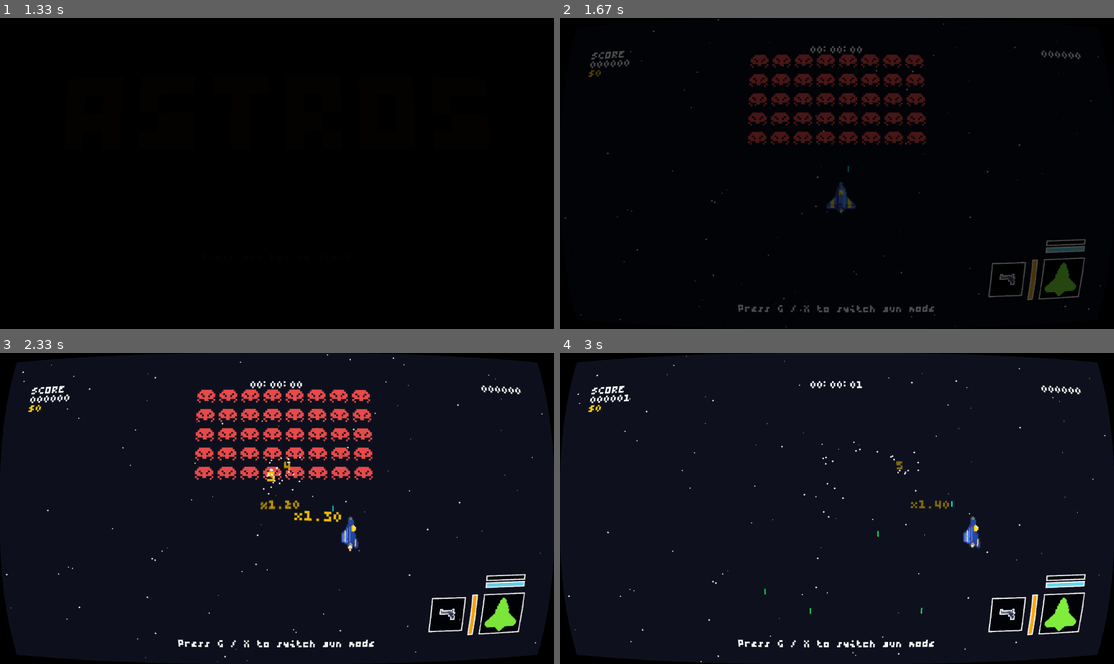
Above: before the commit, frames 1-4 (two rows, left to right).
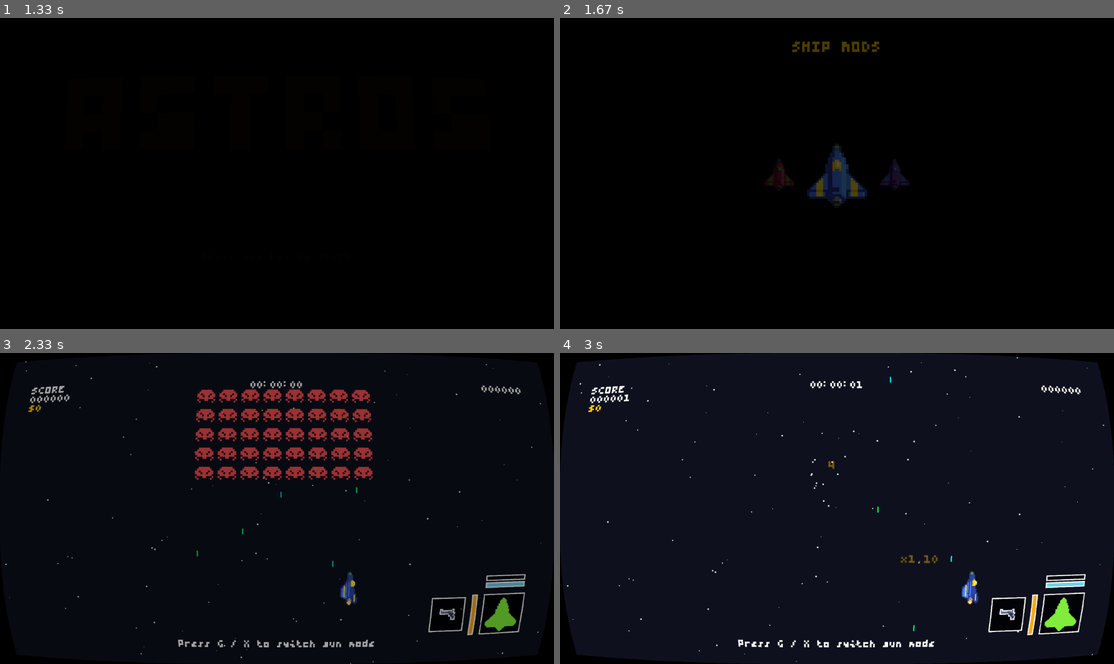
Above: after the commit, the same moments.

Repository: isGoodSoup/astros
Game: pygame game, started from main.py
Two runs of this game, one before a commit and one after it. Both use one fixed random seed, a clock stepped at 60 frames per second and the inputs below.
Inputs (mouse positions are in pixels of both pictures, inside the frame that each line leads up to):
- Up to frame 1 (1.33 s): tap Enter at 0.33 s; hold Space from 1.17 s (still down); hold Up from 1.17 s (still down)
- Up to frame 2 (1.67 s): release Space at 1.63 s; release Up at 1.63 s
- Up to frame 3 (2.33 s): tap Enter at 1.67 s; hold Space from 2 s (still down); hold Right from 2 s (still down); move the mouse to (105, 583) at 2.03 s
- Up to frame 4 (3 s): release Space at 2.47 s; release Right at 2.47 s; tap F at 2.5 s; hold Right from 2.83 s (still down); move the mouse to (692, 393) at 2.87 s; tap Space at 2.9 s

Frame 1 is identical in both runs. In frame 2, 7.0% of the frame differs, in the area x 0-98%, y 0-100%; in frame 3, 6.4%; in frame 4, 1.0%.

Commit message:
update/add: ship mods and balanced alien lasers

Diff:
--- a/main.py
+++ b/main.py
@@ -1,14 +1,14 @@
 from pygame.constants import *
 from pygame.display import toggle_fullscreen
 
-from scripts.fonts import FontManager
-from scripts.shared import fade
-
 from scripts.celestial import *
 from scripts.crt import CRT
-from scripts.game import Game
+from scripts.fonts import FontManager
+from scripts.mods import Mods
+from scripts.shared import fade
 from scripts.soundlib import load_sounds
 from scripts.update import set_hud
+
 
 class Menu:
     def __init__(self):
@@ -89,8 +89,9 @@
                 return
 
     def init_game(self):
-        game = Game(self.screen, self.screen_size, self.hud_ratio)
-        game.run(self.clock, self.screen, self.screen_size, self.hud_ratio, self.crt)
+        mods = Mods(self.screen, self.screen_size, self.hud_ratio)
+        mods.run(self.clock, self.screen, self.screen_size, self.hud_ratio,
+              self.crt)
 
 if __name__ == '__main__':
     menu = Menu()
--- a/scripts/game.py
+++ b/scripts/game.py
@@ -26,7 +26,7 @@
 # All assets in this game are © 2026 Diego. See ASSETS_LICENSE.txt.
 
 class Game:
-    def __init__(self, screen, screen_size, hud_ratio):
+    def __init__(self, screen, screen_size, hud_ratio, ships, ship_index=0):
         home_dir = os.path.expanduser("~")
         save_dir = os.path.join(home_dir, ".saves")
         os.makedirs(save_dir, exist_ok=True)
@@ -63,16 +63,21 @@
         self.particles = []
         self.hit_this_frame = set()
 
+        self.ship_sprite = ships
+
         self.ship_frames = 9
         self.explosion_frames = 7
-        self.ship_sprite = [SpriteSheet("assets/ship.png"), SpriteSheet(
-            "assets/ship_v2.png"), SpriteSheet("assets/ship_v3.png")]
+
         self.explosion_sheet = SpriteSheet("assets/explosion.png")
         self.megaexplosion_sheet = SpriteSheet("assets/explosion_charge.png")
-        framew = self.ship_sprite[0].sheet.get_width() // self.ship_frames
-        frameh = self.ship_sprite[0].sheet.get_height()
-        self.ship = Ship(self.ship_sprite[0], 0, 0, self.frame, framew, frameh, columns=self.ship_frames)
-        self.spawnpoint(self.ship, screen_size, self.ship_sprite, self.ship_frames)
+        self.selected_sheet = self.ship_sprite[ship_index]
+
+        framew = self.selected_sheet.sheet.get_width() // self.ship_frames
+        frameh = self.selected_sheet.sheet.get_height()
+        self.ship = Ship(self.selected_sheet, 0, 0, self.frame, framew, frameh,
+                         columns=self.ship_frames)
+        self.spawnpoint(self.ship, screen_size, self.selected_sheet,
+                        self.ship_frames)
 
         self.ship_alive = True
         self.ship_x = screen_size[0] // 2 - framew // 2 - 25
@@ -96,7 +101,7 @@
         self.frames = []
 
         for i in range(self.ship_frames):
-            img = self.ship_sprite[0].get_image(i, framew, frameh, scale=self.scale,
+            img = self.selected_sheet.get_image(i, framew, frameh, scale=self.scale,
                                                 columns=self.ship_frames)
             self.frames.append(img)
 
@@ -129,7 +134,7 @@
         self.alien_spawn_count = random.randint(1, 5)
 
         self.ALIENLASER = pygame.USEREVENT + 1
-        pygame.time.set_timer(self.ALIENLASER, 1000)
+        pygame.time.set_timer(self.ALIENLASER, 200)
 
         self.last_asteroid_spawn = 0
         self.asteroid_spawn_interval = 600
@@ -173,7 +178,7 @@
                 elif (event.type == self.ALIENLASER and not self.state.pause
                       and not self.state.game_over):
                     shooters = random.sample(self.aliens.sprites(),
-                        k=min(4, len(self.aliens)))
+                        k=min(1, len(self.aliens)))
                     shots_this_frame = 0
                     for alien in shooters:
                         new_projectiles = alien.shoot(self.ship,
@@ -243,7 +248,7 @@
         pygame.quit()
 
     def spawnpoint(self, ship, screen_size, ship_sprite, cols):
-        framew = ship_sprite[0].sheet.get_width() // cols
+        framew = ship_sprite.sheet.get_width() // cols
         x = screen_size[0] // 2 - framew // 2
         y = screen_size[1] // 2 + 200
         ship.rect.topleft = (x, y)
--- a/scripts/game_over.py
+++ b/scripts/game_over.py
@@ -46,15 +46,15 @@
     game.fleets.clear()
     game.particles.clear()
 
-    framew = game.ship_sprite[0].sheet.get_width() // game.ship_frames
-    frameh = game.ship_sprite[0].sheet.get_height()
-    game.ship = Ship(game.ship_sprite[0], 0, 0, game.frame, framew, frameh,
+    framew = game.selected_sheet.sheet.get_width() // game.ship_frames
+    frameh = game.selected_sheet.sheet.get_height()
+    game.ship = Ship(game.selected_sheet, 0, 0, game.frame, framew, frameh,
                      columns=game.ship_frames)
 
     for attr, value in saved_stats.items():
         setattr(game.ship, attr, value)
 
-    game.spawnpoint(game.ship, screen_size, game.ship_sprite, game.ship_frames)
+    game.spawnpoint(game.ship, screen_size, game.selected_sheet, game.ship_frames)
     game.ship_x = game.ship.rect.x
     game.ship_y = game.ship.rect.y
     game.ship_pos = [game.ship_x, game.ship_y]
--- /dev/null
+++ b/scripts/mods.py
@@ -0,0 +1,122 @@
+import pygame
+
+from scripts.fonts import FontManager
+from scripts.game import Game
+from scripts.shared import fade
+from scripts.sheet import SpriteSheet
+
+class Mods:
+    def __init__(self, screen, screen_size, hud_ratio):
+        fade.start("in")
+        self.running = True
+        self.screen_size = screen_size
+        self.font = FontManager(None, 36)
+        self.scale = 4
+        self.preview_scale = 2
+        self.ship_frames = 9
+
+        self.ships = [
+            SpriteSheet("assets/ship.png"),
+            SpriteSheet("assets/ship_v2.png"),
+            SpriteSheet("assets/ship_v3.png")
+        ]
+
+        self.current_ship_index = 0
+        self.ship_previews = []
+        self.ship_previews_large = []
+
+        for sheet in self.ships:
+            framew = sheet.sheet.get_width() // self.ship_frames
+            frameh = sheet.sheet.get_height()
+            idle_frame_index = 2
+
+            preview = sheet.get_image(
+                idle_frame_index,
+                framew,
+                frameh,
+                scale=self.scale,
+                columns=self.ship_frames
+            ).convert_alpha()
+
+            large_preview = pygame.transform.scale(
+                preview,
+                (preview.get_width() * self.preview_scale,
+                 preview.get_height() * self.preview_scale)
+            )
+
+            self.ship_previews.append(preview)
+            self.ship_previews_large.append(large_preview)
+
+        w, h = self.ship_previews[0].get_size()
+        self.dim_surface = pygame.Surface((w, h), pygame.SRCALPHA)
+        self.dim_surface.fill((0, 0, 0, 120))
+
+    def run(self, clock, screen, screen_size, hud_ratio, crt):
+        while self.running:
+            for event in pygame.event.get():
+                if event.type == pygame.QUIT:
+                    self.running = False
+                self.input(event, clock, screen,  screen_size, hud_ratio,
+                           self.ships, self.current_ship_index, crt)
+
+            if not self.running:
+                break
+
+            screen.fill((0, 0, 0))
+            clock.tick(60)
+
+            self.draw(screen)
+
+            alpha = fade.update()
+            if alpha > 0:
+                fade_surface = pygame.Surface(screen_size)
+                fade_surface.fill((0, 0, 0))
+                fade_surface.set_alpha(alpha)
+                screen.blit(fade_surface, (0, 0))
+
+            crt.render(screen)
+
+    def input(self, event, clock, screen, screen_size, hud_ratio, ships,
+              ship_index, crt):
+        if event.type == pygame.KEYDOWN:
+            if event.key in (pygame.K_LEFT, pygame.K_a):
+                self.current_ship_index = (self.current_ship_index - 1) % len(self.ship_previews)
+
+            elif event.key in (pygame.K_RIGHT, pygame.K_d):
+                self.current_ship_index = (self.current_ship_index + 1) % len(self.ship_previews)
+
+            elif event.key in (pygame.K_SPACE, pygame.K_RETURN):
+                game = Game(screen, screen_size, hud_ratio, ships, ship_index)
+                game.run(clock, screen, screen_size, hud_ratio, crt)
+                fade.start("out")
+                self.running = False
+
+    def draw(self, screen):
+        center_x = self.screen_size[0] // 2
+        center_y = self.screen_size[1] // 2
+
+        header = "SHIP MODS"
+        header_surf = self.font.render(header, True, (255, 206, 0))
+        header_rect = header_surf.get_rect(center=(center_x, 100))
+        screen.blit(header_surf, header_rect)
+
+        current_preview = self.ship_previews_large[self.current_ship_index]
+        rect = current_preview.get_rect(center=(center_x, center_y))
+        screen.blit(current_preview, rect)
+
+        offset = 200
+        left_index = (self.current_ship_index - 1) % len(self.ship_previews)
+        right_index = (self.current_ship_index + 1) % len(self.ship_previews)
+
+        left_preview = self.ship_previews[left_index]
+        right_preview = self.ship_previews[right_index]
+
+        left_rect = left_preview.get_rect(center=(center_x - offset, center_y))
+        right_rect = right_preview.get_rect(
+            center=(center_x + offset, center_y))
+
+        screen.blit(left_preview, left_rect)
+        screen.blit(self.dim_surface, left_rect)
+
+        screen.blit(right_preview, right_rect)
+        screen.blit(self.dim_surface, right_rect)
